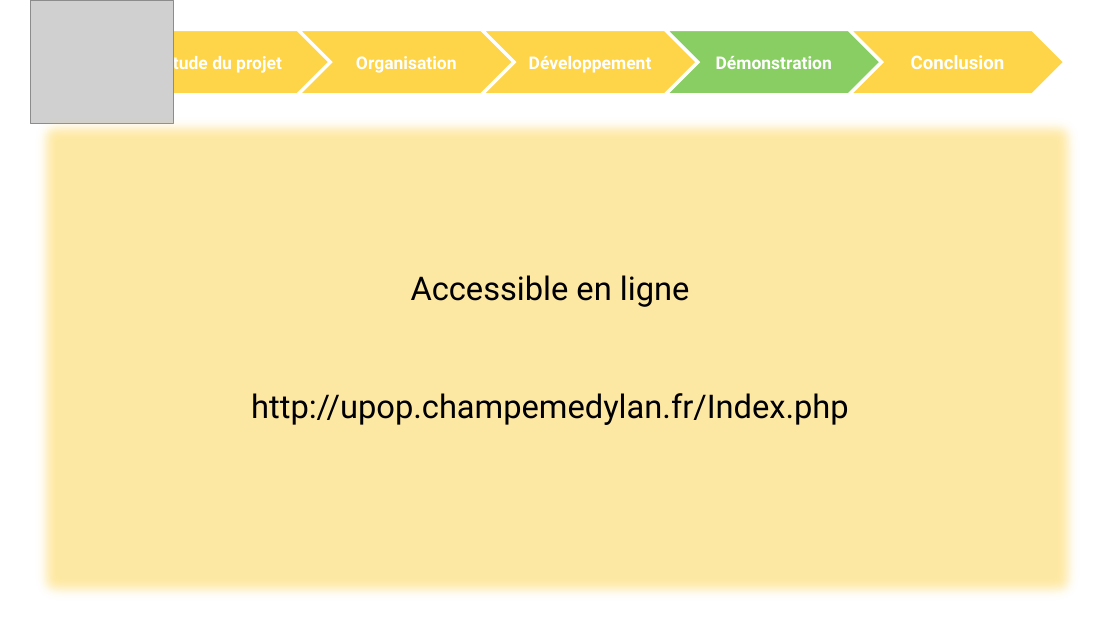
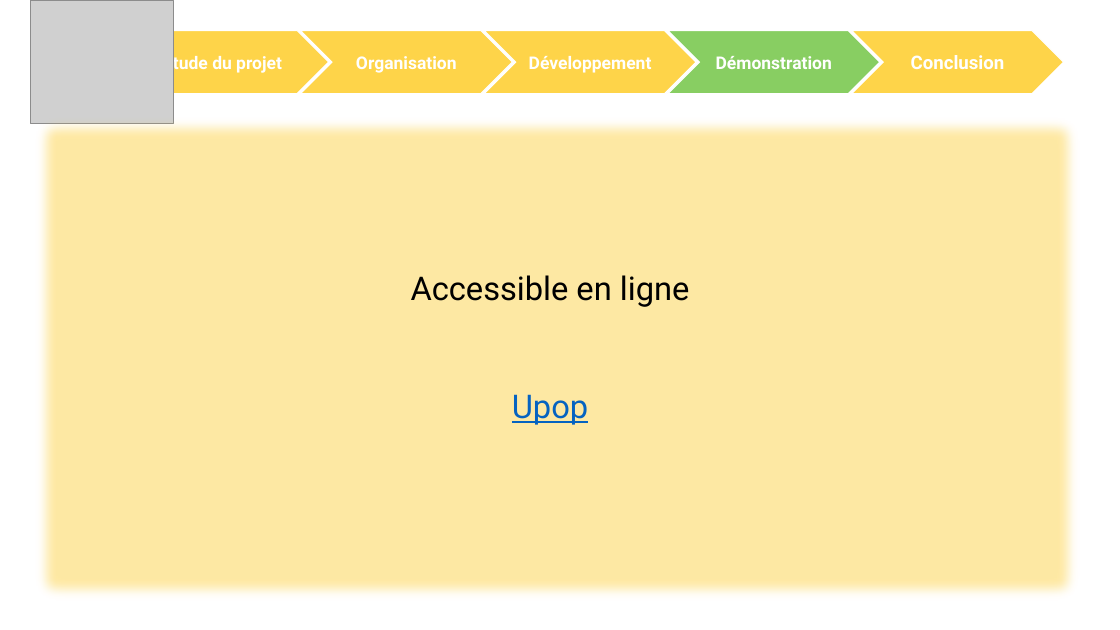
Before and after one commit to ChampemeDylan/UPOP, a slide deck: slide 25 of DIAPO.pptx (slide 19 before the commit). Drawn at 1120x630 pixels with LibreOffice and Linux fonts; fonts in the diff are those of the drawing; grey boxes stand for pictures; background and template pictures are left out. Boxes give left, top, right and bottom in pixels: in the first picture for what was removed or moved away, otherwise in the second. Text is boxed around its words. In the diff, an @@ line names an element or a change of style, - is before the commit and + after.

```diff
--- a/DIAPO.pptx
+++ b/DIAPO.pptx
@@ text at (512, 394, 588, 425): text changed; text colour #000000 to #0563C1 @@
-http://upop.champemedylan.fr/Index.php
+Upop
```
Also in this commit, not shown: 2 other slides changed, 6 slides added.
